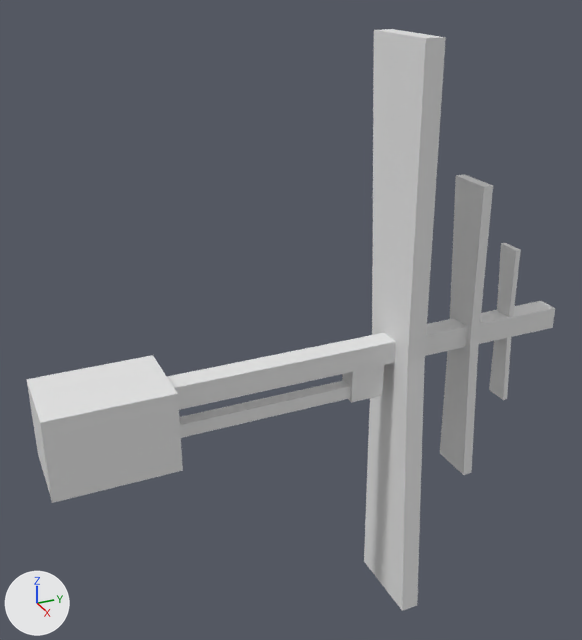
The glTF model ships/hull-parts/models/prop_long.glb as it was, and as the next commit left it.
Before and after are seen from a 50 mm lens placed at (14.9, -1.53, 8.66), pointed at (-0.68, 5.48, 0.87). The lights are fixed; the arrows at lower left show +X, +Y and +Z. The first picture is the older version. Where no turn or scale is listed for an object, it has been applied to the vertices. Vertices at exactly the same position are counted once.
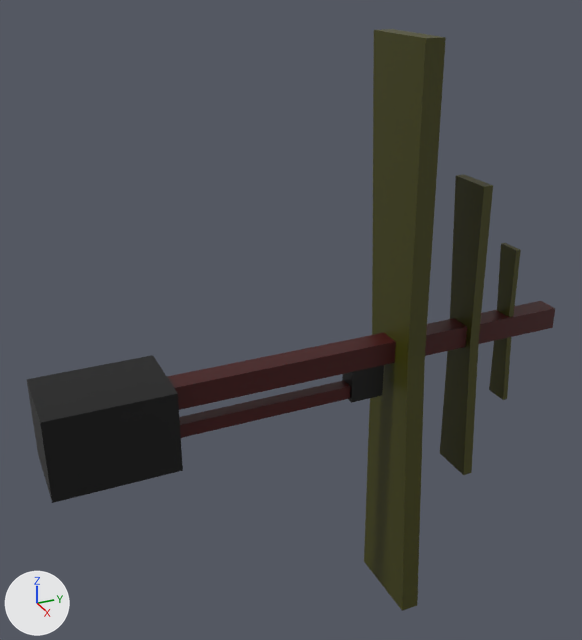
Pixel boxes [x1, y1, x2, y2] of what changed, in the pictures (582 x 640 px):
'Cube.001', recoloured (white to yellow): [364, 29, 446, 611] in both
'Cube.005', recoloured (white to black): [27, 355, 183, 503] in both
'Cube', recoloured (white to brown): [167, 301, 555, 410] in both
'Cube.002', recoloured (white to black): [440, 174, 493, 475] in both
'Cube.004', recoloured (white to brown): [179, 380, 350, 438] in both
'Cube.003', recoloured (white to black): [489, 243, 521, 400] in both
'Cube.006', recoloured (white to black): [342, 365, 384, 403] in both

What changed in the scene script:
```text
Add mat_defaultmaterial_006:
    mat_defaultmaterial_006 = bpy.data.materials.new('DefaultMaterial.006')
    mat_defaultmaterial_006.use_nodes = True; mat_defaultmaterial_006.node_tree.nodes.clear()
    _N = mat_defaultmaterial_006.node_tree.nodes; _L = mat_defaultmaterial_006.node_tree.links
    n0 = _N.new('ShaderNodeOutputMaterial'); n0.name = 'Material Output'
    n1 = _N.new('ShaderNodeBsdfPrincipled'); n1.name = 'Principled BSDF'
    n2 = _N.new('ShaderNodeVertexColor'); n2.name = 'Color Attribute'
    _L.new(n1.outputs[0], n0.inputs[0])  # 'BSDF' to 'Surface'
    _L.new(n2.outputs[0], n1.inputs[0])  # 'Color' to 'Base Color'
Add mat_defaultmaterial_005:
    mat_defaultmaterial_005 = bpy.data.materials.new('DefaultMaterial.005')
    mat_defaultmaterial_005.use_nodes = True; mat_defaultmaterial_005.node_tree.nodes.clear()
    _N = mat_defaultmaterial_005.node_tree.nodes; _L = mat_defaultmaterial_005.node_tree.links
    n0 = _N.new('ShaderNodeOutputMaterial'); n0.name = 'Material Output'
    n1 = _N.new('ShaderNodeBsdfPrincipled'); n1.name = 'Principled BSDF'
    n2 = _N.new('ShaderNodeVertexColor'); n2.name = 'Color Attribute'
    _L.new(n1.outputs[0], n0.inputs[0])  # 'BSDF' to 'Surface'
    _L.new(n2.outputs[0], n1.inputs[0])  # 'Color' to 'Base Color'
Add mat_defaultmaterial_004:
    mat_defaultmaterial_004 = bpy.data.materials.new('DefaultMaterial.004')
    mat_defaultmaterial_004.use_nodes = True; mat_defaultmaterial_004.node_tree.nodes.clear()
    _N = mat_defaultmaterial_004.node_tree.nodes; _L = mat_defaultmaterial_004.node_tree.links
    n0 = _N.new('ShaderNodeOutputMaterial'); n0.name = 'Material Output'
    n1 = _N.new('ShaderNodeBsdfPrincipled'); n1.name = 'Principled BSDF'
    n2 = _N.new('ShaderNodeVertexColor'); n2.name = 'Color Attribute'
    _L.new(n1.outputs[0], n0.inputs[0])  # 'BSDF' to 'Surface'
    _L.new(n2.outputs[0], n1.inputs[0])  # 'Color' to 'Base Color'
Add mat_defaultmaterial_003:
    mat_defaultmaterial_003 = bpy.data.materials.new('DefaultMaterial.003')
    mat_defaultmaterial_003.use_nodes = True; mat_defaultmaterial_003.node_tree.nodes.clear()
    _N = mat_defaultmaterial_003.node_tree.nodes; _L = mat_defaultmaterial_003.node_tree.links
    n0 = _N.new('ShaderNodeOutputMaterial'); n0.name = 'Material Output'
    n1 = _N.new('ShaderNodeBsdfPrincipled'); n1.name = 'Principled BSDF'
    n2 = _N.new('ShaderNodeVertexColor'); n2.name = 'Color Attribute'
    _L.new(n1.outputs[0], n0.inputs[0])  # 'BSDF' to 'Surface'
    _L.new(n2.outputs[0], n1.inputs[0])  # 'Color' to 'Base Color'
Add mat_defaultmaterial_002:
    mat_defaultmaterial_002 = bpy.data.materials.new('DefaultMaterial.002')
    mat_defaultmaterial_002.use_nodes = True; mat_defaultmaterial_002.node_tree.nodes.clear()
    _N = mat_defaultmaterial_002.node_tree.nodes; _L = mat_defaultmaterial_002.node_tree.links
    n0 = _N.new('ShaderNodeOutputMaterial'); n0.name = 'Material Output'
    n1 = _N.new('ShaderNodeBsdfPrincipled'); n1.name = 'Principled BSDF'
    n2 = _N.new('ShaderNodeVertexColor'); n2.name = 'Color Attribute'
    _L.new(n1.outputs[0], n0.inputs[0])  # 'BSDF' to 'Surface'
    _L.new(n2.outputs[0], n1.inputs[0])  # 'Color' to 'Base Color'
Add mat_defaultmaterial_001:
    mat_defaultmaterial_001 = bpy.data.materials.new('DefaultMaterial.001')
    mat_defaultmaterial_001.use_nodes = True; mat_defaultmaterial_001.node_tree.nodes.clear()
    _N = mat_defaultmaterial_001.node_tree.nodes; _L = mat_defaultmaterial_001.node_tree.links
    n0 = _N.new('ShaderNodeOutputMaterial'); n0.name = 'Material Output'
    n1 = _N.new('ShaderNodeBsdfPrincipled'); n1.name = 'Principled BSDF'
    n2 = _N.new('ShaderNodeVertexColor'); n2.name = 'Color Attribute'
    _L.new(n1.outputs[0], n0.inputs[0])  # 'BSDF' to 'Surface'
    _L.new(n2.outputs[0], n1.inputs[0])  # 'Color' to 'Base Color'
Add mat_defaultmaterial:
    mat_defaultmaterial = bpy.data.materials.new('DefaultMaterial')
    mat_defaultmaterial.use_nodes = True; mat_defaultmaterial.node_tree.nodes.clear()
    _N = mat_defaultmaterial.node_tree.nodes; _L = mat_defaultmaterial.node_tree.links
    n0 = _N.new('ShaderNodeOutputMaterial'); n0.name = 'Material Output'
    n1 = _N.new('ShaderNodeBsdfPrincipled'); n1.name = 'Principled BSDF'
    n2 = _N.new('ShaderNodeVertexColor'); n2.name = 'Color Attribute'
    _L.new(n1.outputs[0], n0.inputs[0])  # 'BSDF' to 'Surface'
    _L.new(n2.outputs[0], n1.inputs[0])  # 'Color' to 'Base Color'
Change me_cube_001:
    where me_cube_001.from_pydata(...)  # 8 vertices, 12 faces; spans x -0.28..0.28, y -0.28..12.54, z -0.28..0.28
    add me_cube_001.materials.append(mat_defaultmaterial)
Change me_cube_002:
    where me_cube_002.from_pydata(...)  # 12 vertices, 20 faces; spans x -1.36..1.36, y -0.23..0.23, z -7.1..7.1
    me_cube_002 part 1: vertex colours changed
    add me_cube_002.materials.append(mat_defaultmaterial_001)
Change me_cube_003:
    where me_cube_003.from_pydata(...)  # 12 vertices, 20 faces; spans x -0.73..0.73, y -0.13..0.13, z -3.81..3.81
    add me_cube_003.materials.append(mat_defaultmaterial_002)
Change me_cube_004:
    where me_cube_004.from_pydata(...)  # 12 vertices, 20 faces; spans x -0.39..0.39, y -0.07..0.07, z -2.04..2.04
    add me_cube_004.materials.append(mat_defaultmaterial_003)
Change me_cube_005:
    where me_cube_005.from_pydata(...)  # 8 vertices, 12 faces; spans x -0.16..0.16, y -4.23..2.8, z -0.16..0.16
    me_cube_005 part 2: vertex colours changed
    add me_cube_005.materials.append(mat_defaultmaterial_004)
Change me_cube_006:
    where me_cube_006.from_pydata(...)  # 8 vertices, 12 faces; spans x -0.94..0.94, y -1.36..1.36, z -0.94..0.94
    add me_cube_006.materials.append(mat_defaultmaterial_005)
Change me_cube_008:
    where me_cube_008.from_pydata(...)  # 8 vertices, 12 faces; spans x -0.245..0.245, y -0.422..0.422, z -0.614..0.422
    add me_cube_008.materials.append(mat_defaultmaterial_006)
```
